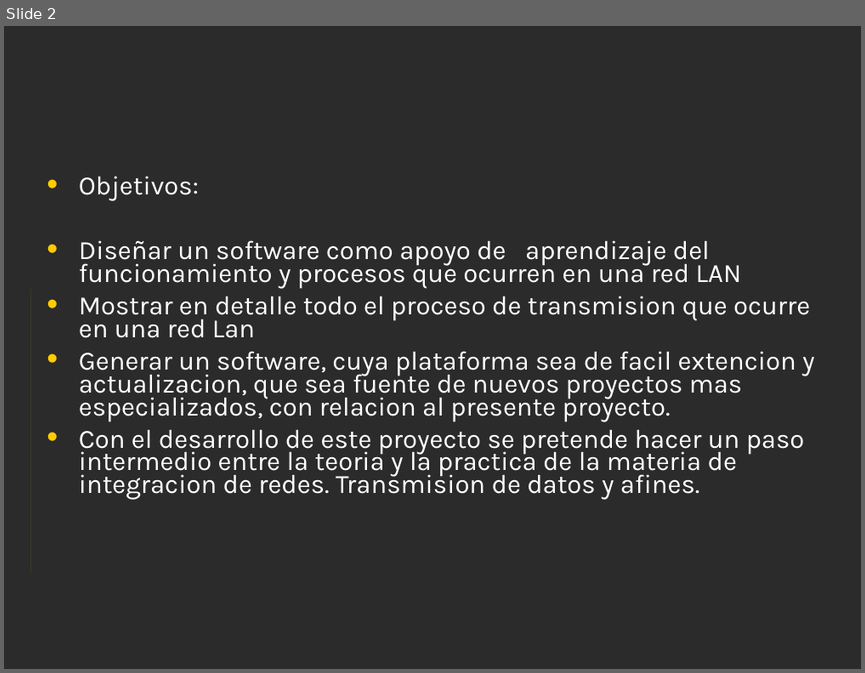
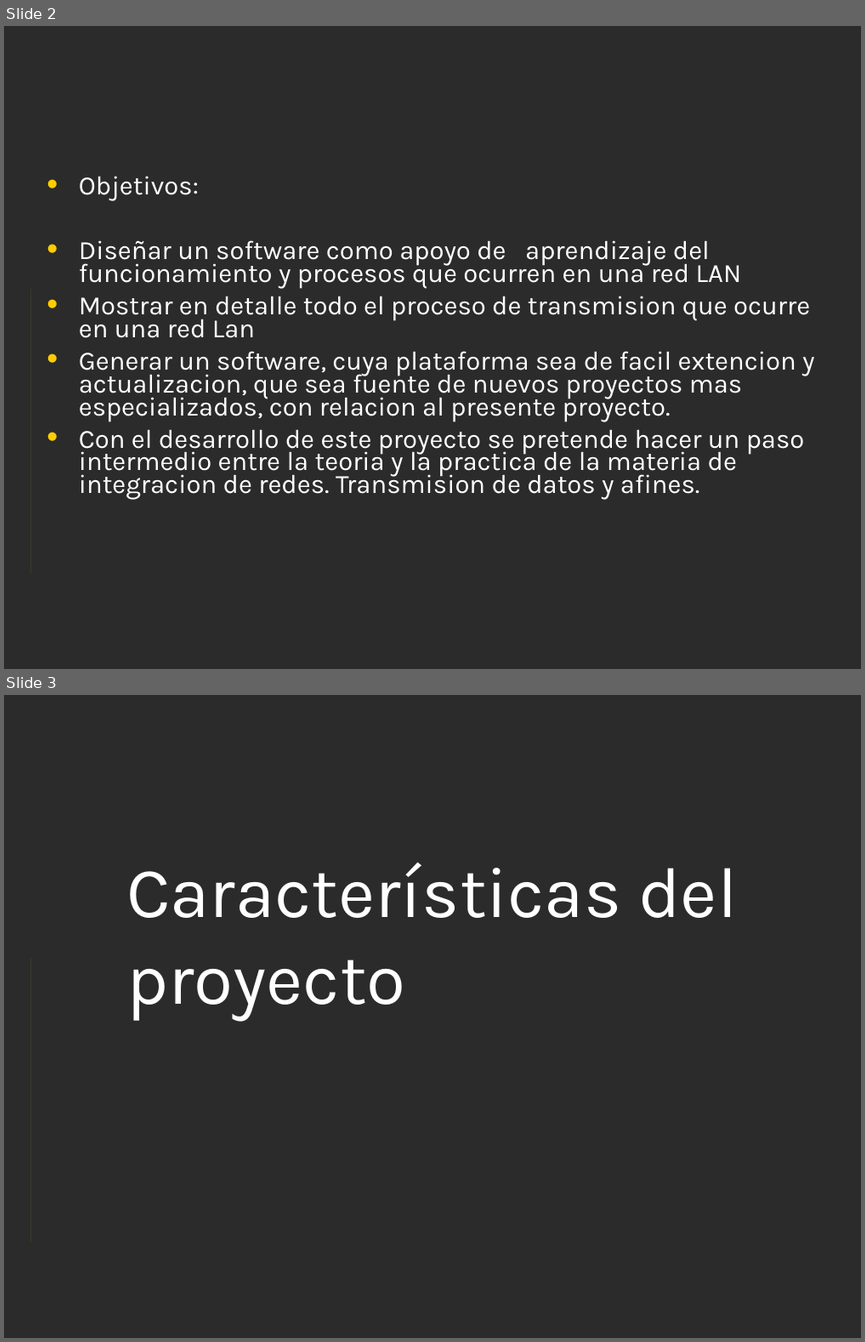
Before and after one commit to Xavinightshade/ipsimulator, a slide deck: Presentacion.ppt. Shown one above the other, each under a label of ours: slide 2 before the commit, slides 2 and 3 after it. The pictures are 865x673 and 865x1342 pixels, drawn with LibreOffice and Linux fonts; fonts in the diff are those of the drawing; background and template pictures are left out; a plain dark background stands for a picture behind light text. Boxes give left, top, right and bottom in pixels: in the first picture for what was removed or moved away, otherwise in the second. Text is boxed around its words. In the diff, an @@ line names an element or a change of style, - is before the commit and + after.

```diff
--- a/Presentacion.ppt
+++ b/Presentacion.ppt
@@ slide 3 added at <box>4,695,861,1338</box>, background picture (left out); not listed: 1 template element that a slide beside it also shows @@
@@ title added at <box>126,862,737,1021</box>, 60 pt, text #FFFFFF @@
+Características del proyecto
```
Also in this commit, not shown: 1 other slide added.
